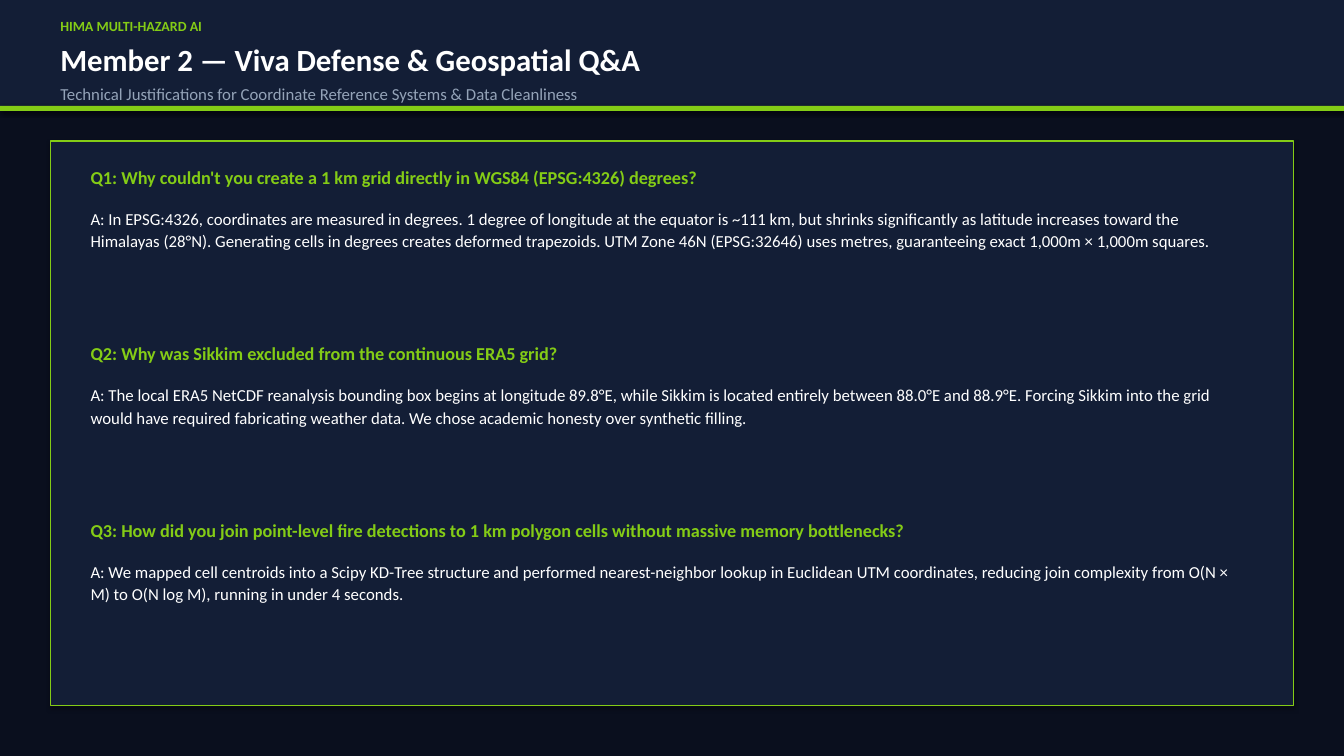
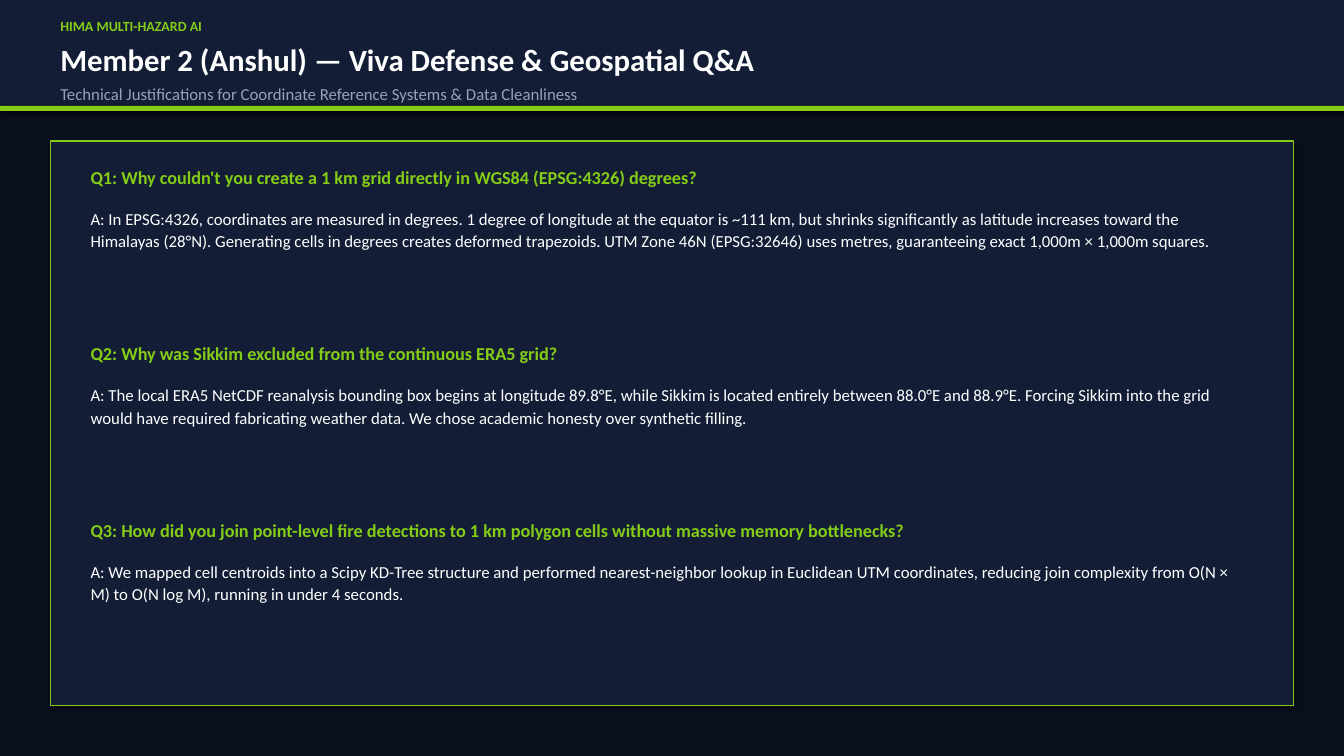
Before and after one commit to ujjww4ll/HIMA, a slide deck: slide 11 of Flood_Prediction_and_Early_Warning_System.pptx. Drawn at 1344x756 pixels with LibreOffice and Linux fonts; fonts in the diff are those of the drawing. Boxes give left, top, right and bottom in pixels: in the first picture for what was removed or moved away, otherwise in the second. Text is boxed around its words. In the diff, an @@ line names an element or a change of style, - is before the commit and + after.

Commit message:
Update 7-member roster: M1-Sachin, M2-Anshul, M3-Ujjwal, M4-Aadi, M5-Malvika, M6-Shubhangi, M7-Sonam

```diff
--- a/Flood_Prediction_and_Early_Warning_System.pptx
+++ b/Flood_Prediction_and_Early_Warning_System.pptx
@@ text at (60, 48, 754, 76): text changed @@
-Member 2 — Viva Defense & Geospatial Q&A
+Member 2 (Anshul) — Viva Defense & Geospatial Q&A
```
Also in this commit, not shown: 14 other slides changed, 5 other files.
